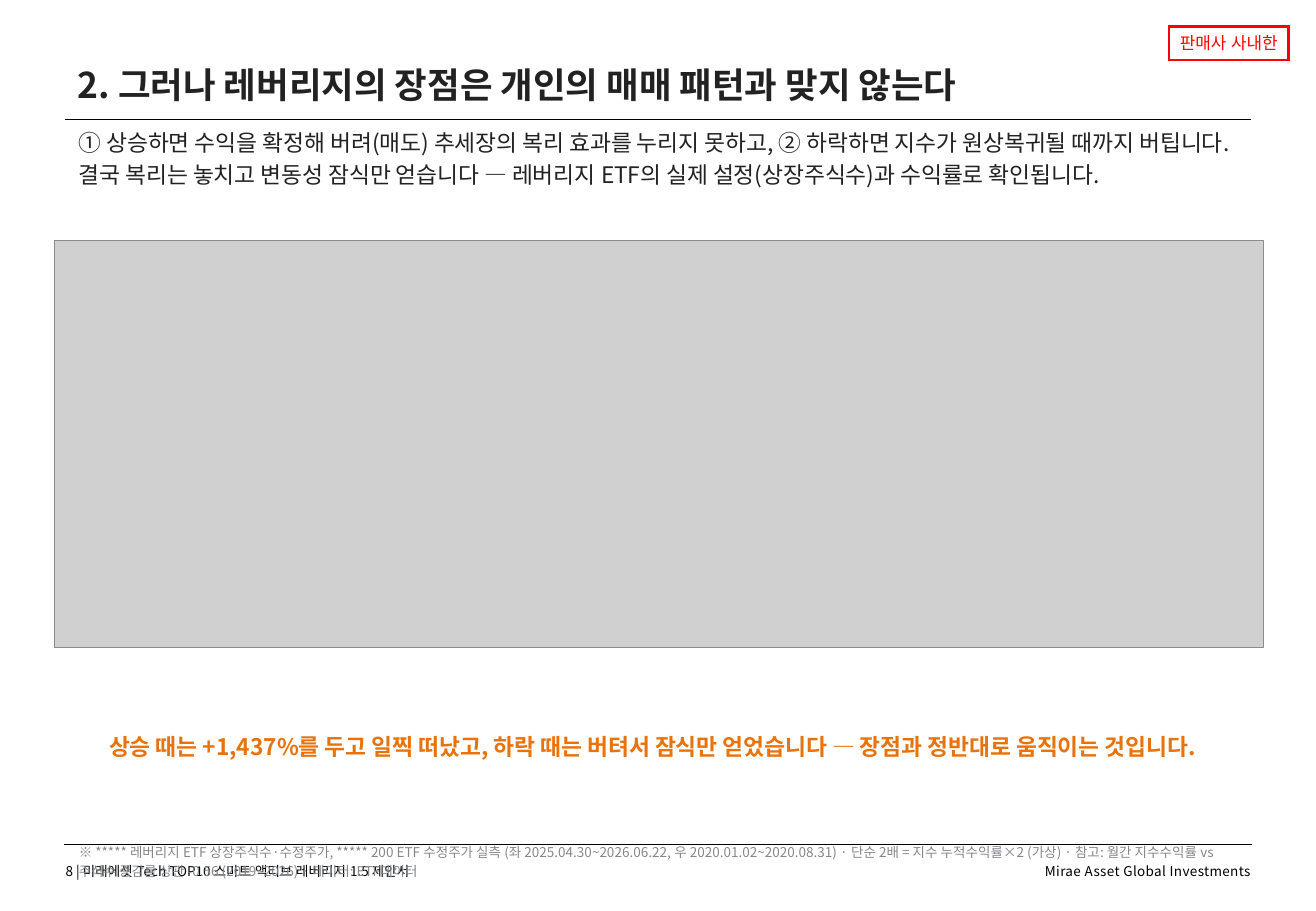
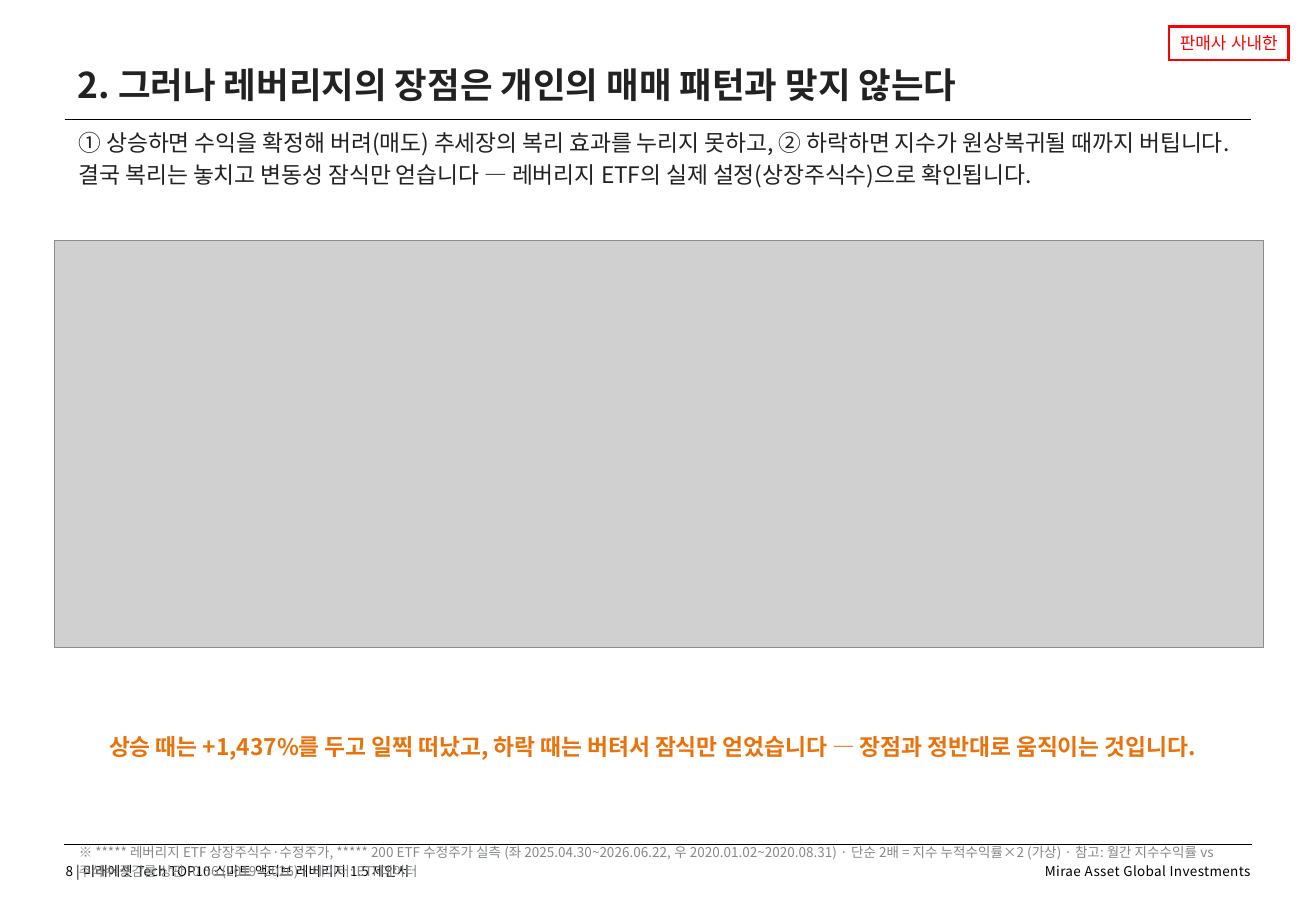
Before and after one commit to gamer383-bit/Volatility-Fund, a slide deck: slide 8 of 제안서/Tech_TOP10_스마트액티브레버리지15_v1_20260812.pptx. Drawn at 1316x911 pixels with LibreOffice and Linux fonts; fonts in the diff are those of the drawing; grey boxes stand for pictures. Boxes give left, top, right and bottom in pixels: in the first picture for what was removed or moved away, otherwise in the second. Text is boxed around its words. In the diff, an @@ line names an element or a change of style, - is before the commit and + after.

```diff
--- a/제안서/Tech_TOP10_스마트액티브레버리지15_v1_20260812.pptx
+++ b/제안서/Tech_TOP10_스마트액티브레버리지15_v1_20260812.pptx
@@ text at (79,131,1229,188): text changed @@
-① 상승하면 수익을 확정해 버려(매도) 추세장의 복리 효과를 누리지 못하고, ② 하락하면 지수가 원상복귀될 때까지 버팁니다. 결국 복리는 놓치고 변동성 잠식만 얻습니다 — 레버리지 ETF의 실제 설정(상장주식수)과 수익률로 확인됩니다.
+① 상승하면 수익을 확정해 버려(매도) 추세장의 복리 효과를 누리지 못하고, ② 하락하면 지수가 원상복귀될 때까지 버팁니다. 결국 복리는 놓치고 변동성 잠식만 얻습니다 — 레버리지 ETF의 실제 설정(상장주식수)으로 확인됩니다.
```
Also in this commit, not shown: 14 slides removed, 2 other files.
